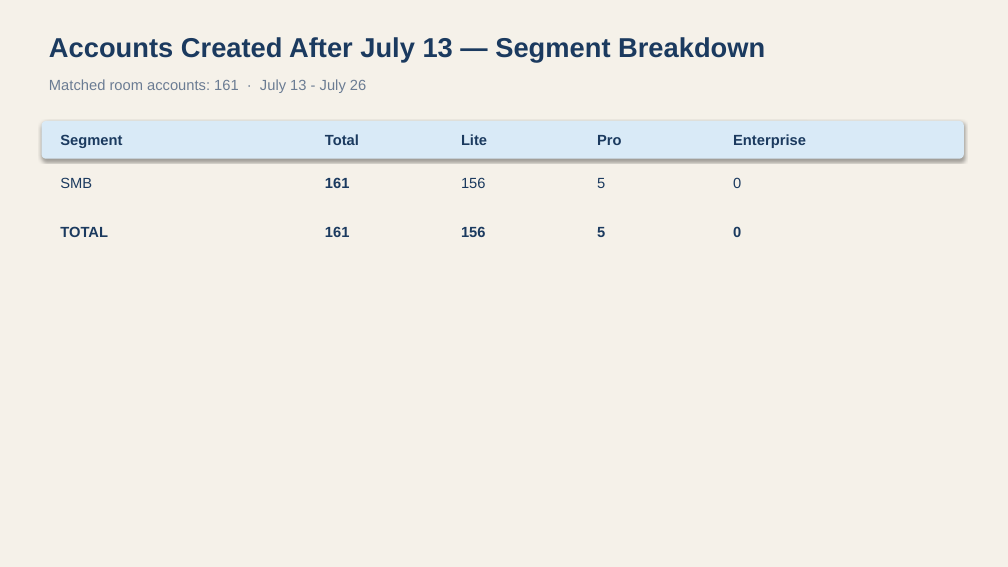
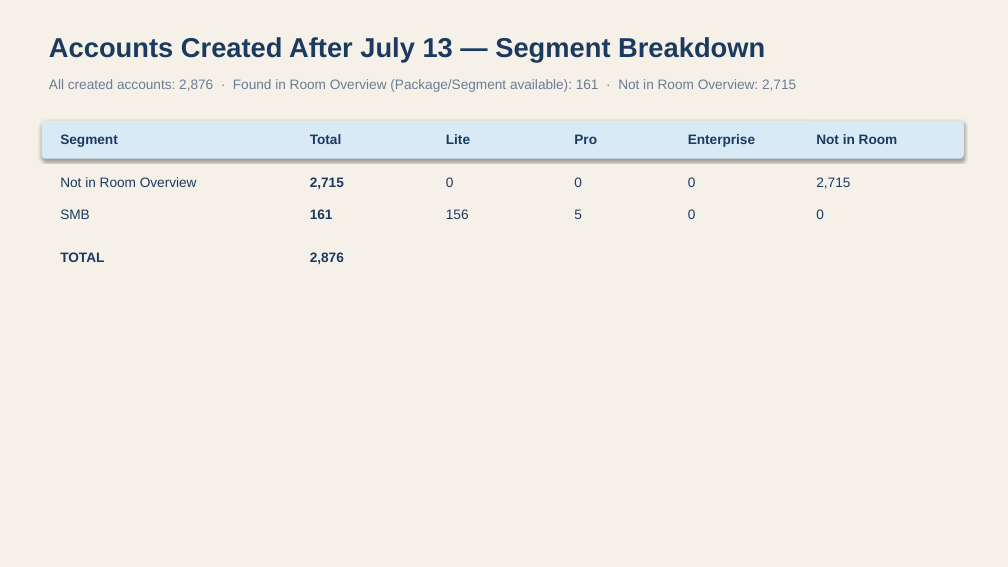
Before and after one commit to maiagordon-commits/PRD-Cross-Project, a slide deck: slide 2 of Room_Migration_Progress.pptx. Drawn at 1008x567 pixels with LibreOffice and Linux fonts; fonts in the diff are those of the drawing. Boxes give left, top, right and bottom in pixels: in the first picture for what was removed or moved away, otherwise in the second. Text is boxed around its words. In the diff, an @@ line names an element or a change of style, - is before the commit and + after.

```diff
--- a/Room_Migration_Progress.pptx
+++ b/Room_Migration_Progress.pptx
@@ text at <box>49,79,796,92</box>: text changed; size 14 to 13 pt @@
-Matched room accounts: 161 · July 13 - July 26
+All created accounts: 2,876 · Found in Room Overview (Package/Segment available): 161 · Not in Room Overview: 2,715
@@ text "Total": place and size @@
-text "Total" at <box>325,134,359,145</box>
+text "Total" at <box>310,134,342,144</box>
@@ text "Lite": place and size @@
-text "Lite" at <box>461,134,487,145</box>
+text "Lite" at <box>446,134,470,144</box>
@@ text "Pro": place and size @@
-text "Pro" at <box>597,135,622,145</box>
+text "Pro" at <box>574,134,597,144</box>
@@ text "Enterprise": place and size @@
-text "Enterprise" at <box>733,134,806,148</box>
+text "Enterprise" at <box>688,134,755,147</box>
@@ text added at <box>816,134,898,144</box>, 13 pt, text #1B3A5F, bold @@
+Not in Room
@@ text added at <box>60,177,197,187</box>, 13 pt, text #1B3A5F @@
+Not in Room Overview
@@ text at <box>310,177,344,189</box>: text changed; size 14 to 13 pt; bold on @@
-156
+2,715
@@ text removed at <box>325,177,350,188</box> @@
-161
@@ text at <box>446,177,454,187</box>: text changed; size 14 to 13 pt @@
-5
+0
@@ text "0": place and size @@
-text "0" at <box>733,177,741,188</box>
+text "0" at <box>574,177,582,187</box>
@@ text added at <box>688,177,696,187</box>, 13 pt, text #1B3A5F @@
+0
@@ text added at <box>816,177,850,189</box>, 13 pt, text #1B3A5F @@
+2,715
@@ size 14 to 13 pt in 9 elements at <box>310,134,342,144</box>, <box>446,134,470,144</box>, <box>574,134,597,144</box>, <box>688,134,755,147</box>, <box>60,134,118,147</box>, <box>574,177,582,187</box>, <box>310,209,333,219</box>, <box>60,252,104,262</box>, <box>60,209,90,219</box> @@
@@ text "SMB": place and size @@
-text "SMB" at <box>60,177,92,188</box>
+text "SMB" at <box>60,209,90,219</box>
@@ text "161": place and size @@
-text "161" at <box>325,226,350,237</box>
+text "161" at <box>310,209,333,219</box>
@@ text "156": place and size @@
-text "156" at <box>461,226,486,237</box>
+text "156" at <box>446,209,469,219</box>
@@ text "5": place and size @@
-text "5" at <box>597,227,605,237</box>
+text "5" at <box>574,209,582,219</box>
@@ text added at <box>688,209,696,219</box>, 13 pt, text #1B3A5F @@
+0
@@ size 14 to 13 pt, bold off in 3 elements at <box>446,209,469,219</box>, <box>574,209,582,219</box>, <box>816,209,824,219</box> @@
@@ text "0": place and size @@
-text "0" at <box>733,227,741,237</box>
+text "0" at <box>816,209,824,219</box>
@@ text "TOTAL": place and size @@
-text "TOTAL" at <box>60,226,108,237</box>
+text "TOTAL" at <box>60,252,104,262</box>
@@ text added at <box>310,252,344,264</box>, 13 pt, text #1B3A5F, bold @@
+2,876
```
Also in this commit, not shown: 1 other slide changed, 8 other files.
